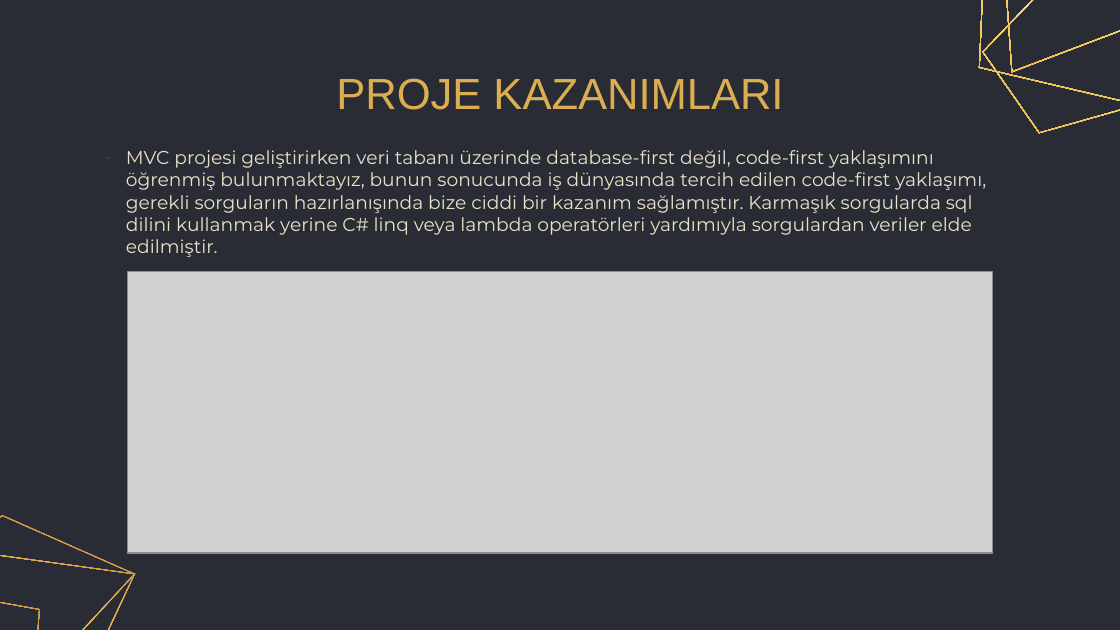
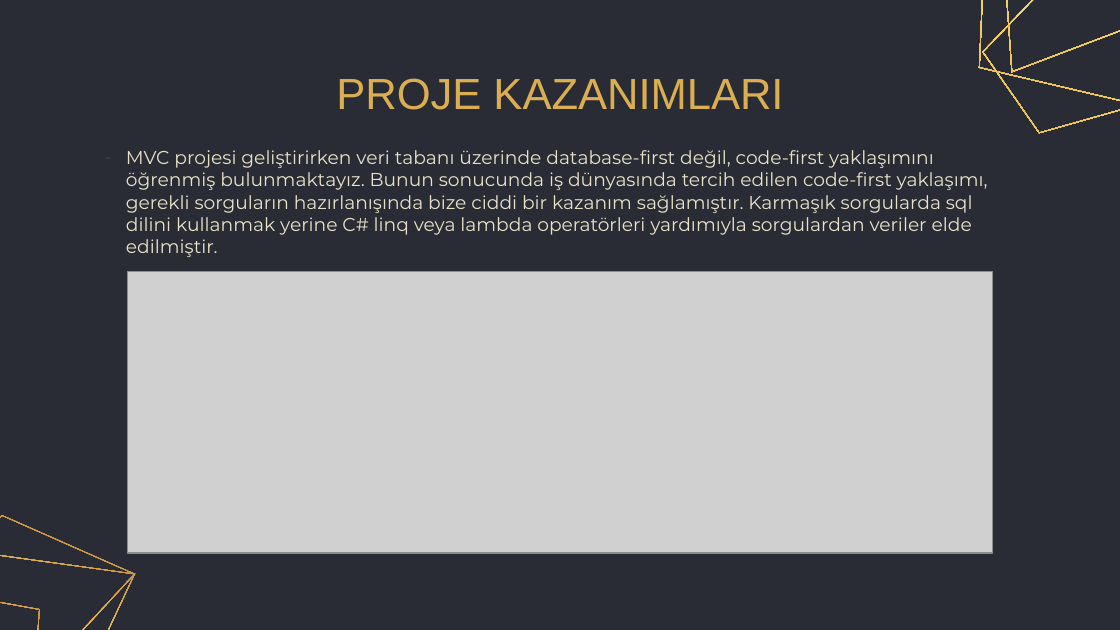
Before and after one commit to cmlblbn/Emlak_Yorumlari.com, a slide deck: slide 35 of Project_presentation/Project_presentation.pptx. Drawn at 1120x630 pixels with LibreOffice and Linux fonts; fonts in the diff are those of the drawing; grey boxes stand for pictures. Boxes give left, top, right and bottom in pixels: in the first picture for what was removed or moved away, otherwise in the second. Text is boxed around its words. In the diff, an @@ line names an element or a change of style, - is before the commit and + after.

```diff
--- a/Project_presentation/Project_presentation.pptx
+++ b/Project_presentation/Project_presentation.pptx
@@ subtitle at (126, 150, 988, 257): text changed @@
-– MVC projesi geliştirirken veri tabanı üzerinde database-first değil, code-first yaklaşımını öğrenmiş bulunmaktayız, bunun sonucunda iş dünyasında tercih edilen code-first yaklaşımı, gerekli sorguların hazırlanışında bize ciddi bir kazanım sağlamıştır. Karmaşık sorgularda sql dilini kullanmak yerine C# linq veya lambda operatörleri yardımıyla sorgulardan veriler elde edilmiştir.
+– MVC projesi geliştirirken veri tabanı üzerinde database-first değil, code-first yaklaşımını öğrenmiş bulunmaktayız. Bunun sonucunda iş dünyasında tercih edilen code-first yaklaşımı, gerekli sorguların hazırlanışında bize ciddi bir kazanım sağlamıştır. Karmaşık sorgularda sql dilini kullanmak yerine C# linq veya lambda operatörleri yardımıyla sorgulardan veriler elde edilmiştir.
```
Also in this commit, not shown: 11 other slides changed.
